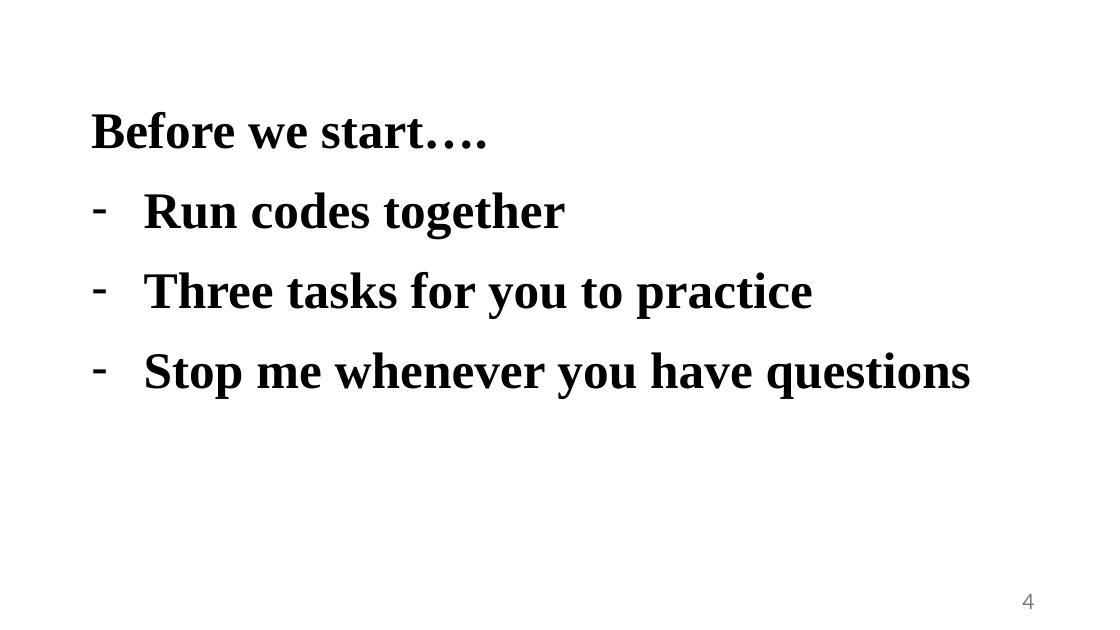
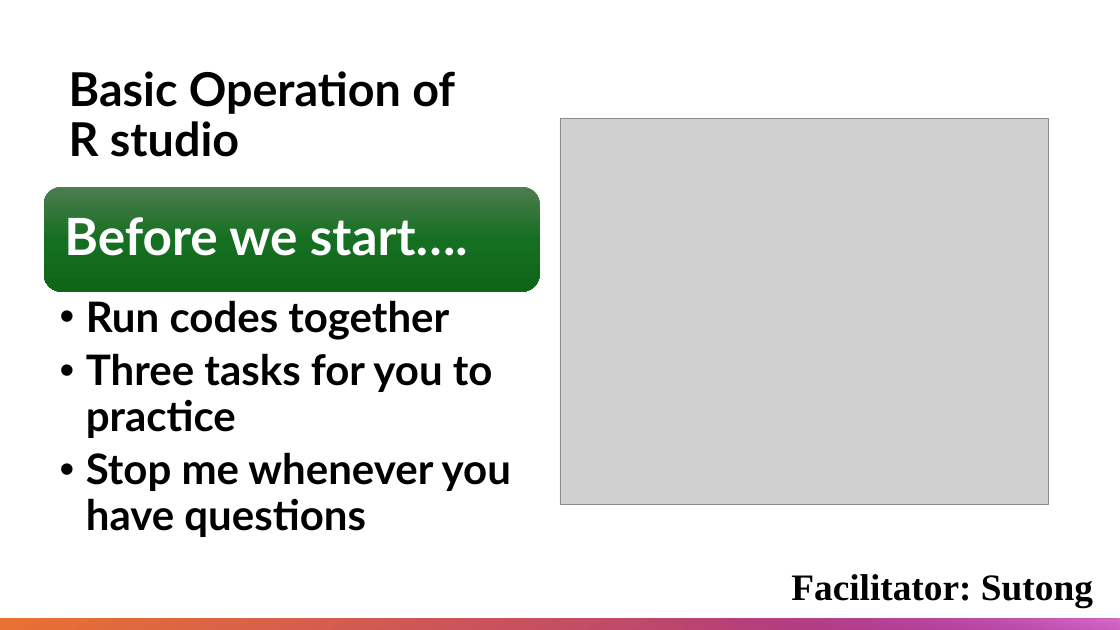
Before and after one commit to yunxiao-li-psych/R-workshop-at-UoW, a slide deck: slide 3 of Basic Operation of R/Part 1/250613_R studio instruction.pptx (slide 4 before the commit). Drawn at 1120x630 pixels with LibreOffice and Linux fonts; fonts in the diff are those of the drawing; grey boxes stand for pictures; background and template pictures are left out. Boxes give left, top, right and bottom in pixels: in the first picture for what was removed or moved away, otherwise in the second. Text is boxed around its words. In the diff, an @@ line names an element or a change of style, - is before the commit and + after.

```diff
--- a/Basic Operation of R/Part 1/250613_R studio instruction.pptx
+++ b/Basic Operation of R/Part 1/250613_R studio instruction.pptx
@@ title added at (x1=69, y1=71, x2=455, y2=157), 40 pt, text #000000, bold @@
+Basic Operation of R studio
@@ text at (x1=91, y1=112, x2=488, y2=149): paragraph removed @@
-Before we start….
@@ picture added at (x1=560, y1=118, x2=1049, y2=504) @@
@@ rounded rectangle added at (x1=44, y1=187, x2=539, y2=292), fill gradient #4D7E50 to #156F21 to #0F661B @@
@@ text added at (x1=64, y1=217, x2=468, y2=256), 44 pt, text #FFFFFF, bold @@
+Before we start….
@@ text "Run codes together" moved from (x1=91, y1=112, x2=971, y2=399) to (x1=86, y1=300, x2=511, y2=537) @@
@@ text "Run codes together" at (x1=86, y1=300, x2=511, y2=537): size 44 to 36 pt, font Times New Roman to Lato; bullet - to •; list level 1 to 2 in "Run codes together"; line spacing 1.15 to 0.9; list level 1 to 2 in "Three tasks for you to ..."; list level 1 to 2 in "Stop me whenever you have ..." @@
@@ text added at (x1=791, y1=574, x2=1093, y2=608), 32 pt, text #000000, bold @@
+Facilitator: Sutong
@@ page number at (x1=1026, y1=593, x2=1034, y2=601): text changed; size 18 to 12 pt; text colour #797979 to #8C8C8C @@
-4
+3
@@ rectangle added at (x1=0, y1=619, x2=1120, y2=630), fill gradient #A02B93 to #E97132 @@
@@ rectangle added at (x1=577, y1=619, x2=1120, y2=630), fill gradient #A02B93 to #D86ECC @@
```
Also in this commit, not shown: 9 other slides changed, 1 slide added, 2 slides removed.
